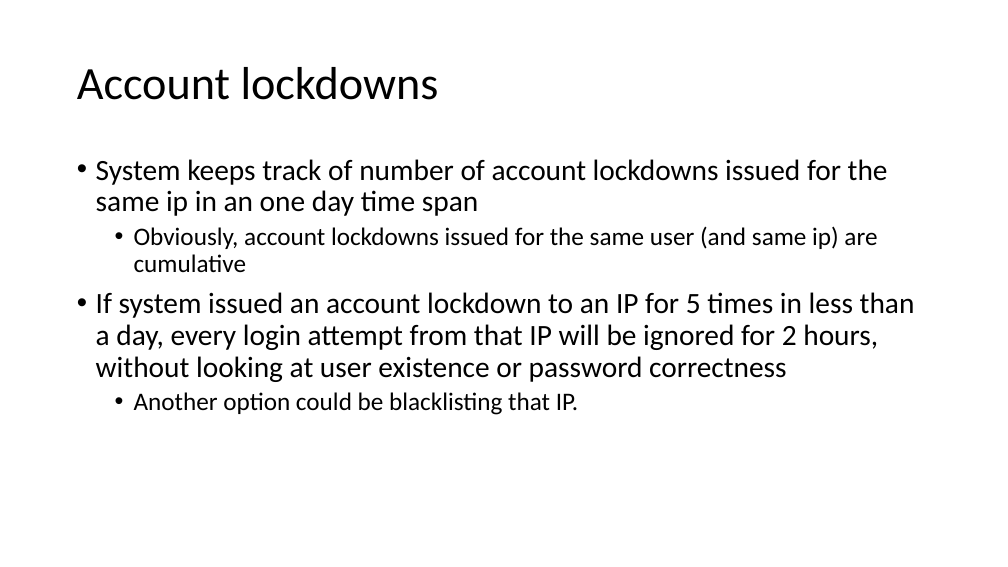
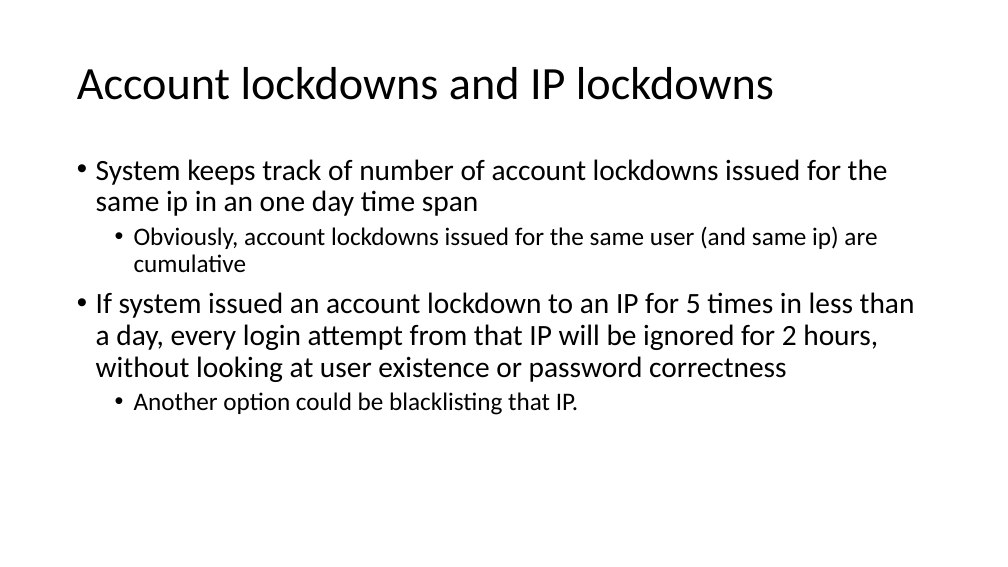
Before and after one commit to fparricelli/Encrypted-data-exchange-between-two-Arduino-boards-using-Symmetric-Encryption, a slide deck: slide 16 of Documentazione e cose così/Slide_concettuali_Luca.pptx. Drawn at 1008x567 pixels with LibreOffice and Linux fonts; fonts in the diff are those of the drawing. Boxes give left, top, right and bottom in pixels: in the first picture for what was removed or moved away, otherwise in the second. Text is boxed around its words. In the diff, an @@ line names an element or a change of style, - is before the commit and + after.

```diff
--- a/Documentazione e cose così/Slide_concettuali_Luca.pptx
+++ b/Documentazione e cose così/Slide_concettuali_Luca.pptx
@@ title at box(77, 67, 774, 100): text changed @@
-Account lockdowns
+Account lockdowns and IP lockdowns
```
Also in this commit, not shown: 5 other slides changed, 4 slides added, 1 slide removed, 3 other files.
